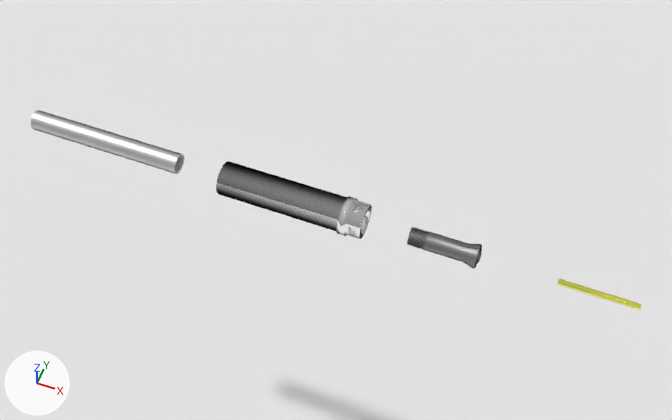
Renders of the Blender file ColletMask.blend from each side of a commit.
Before and after are seen from a 50 mm camera at (0.167, -0.347, 0.471) aimed at (0.029, 0.003, -0.002). The lights are fixed; the arrows at lower left show +X, +Y and +Z.

In view in the first picture: 'Collet', 'Drawbar', 'Floor', 'Spindle'.
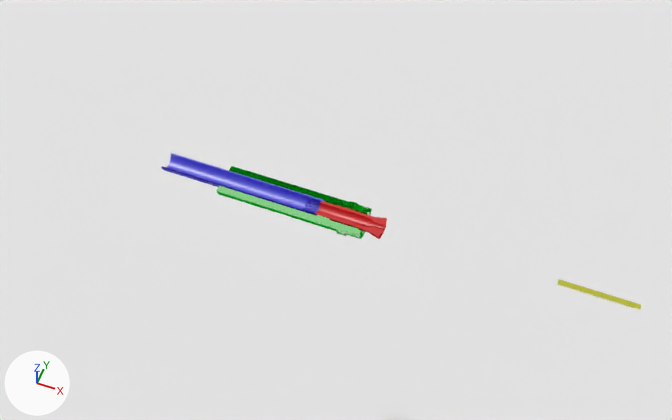
Commit message: No motion blur on mask

ob_cross_section_mask is not drawn itself; it is used by a modifier of ob_bit, ob_drawbar, ob_collet, ob_spindle.

Where the change shows, as pixel boxes [x1, y1, x2, y2] in the pictures (672 x 420 px):
'Drawbar', surface changed, moved: before [31, 110, 185, 174]; after [161, 153, 324, 215]
'Spindle', surface changed, reshaped (grey to green, 6% shorter): before [216, 161, 372, 239]; after [216, 166, 372, 239]
'Collet', surface changed, moved: before [407, 227, 482, 268]; after [315, 200, 387, 239]
'Bit', reshaped: before [558, 279, 642, 310]; after [558, 279, 641, 310]
'W stamp.drawbar', surface changed: [252, 188, 293, 207] in both

The change, as a list of edits to the scene's bpy script:
```text
Change mat_chromeblue:
    where n3 = _N.new('ShaderNodeMixShader'); n3.name = 'Mix Shader'
    n3.inputs[0].default_value: 0.0 -> 0.713  # 'Factor'
Change mat_chromered:
    where n2 = _N.new('ShaderNodeMixShader'); n2.name = 'Mix Shader'
    n2.inputs[0].default_value: 0.0 -> 0.713  # 'Factor'
Change mat_chromegreen_001:
    where n4 = _N.new('ShaderNodeMixShader'); n4.name = 'Mix Shader'
    remove n4.inputs[0].default_value = 0.0  # 'Factor'
Change ob_cross_section_mask:
    ob_cross_section_mask.location: (0.0, 0.0, 1.015) -> (0.0, 0.0, 1.0)
Change ob_drawbar:
    ob_drawbar.location: (-0.1391, 0.0, 0.0) -> (-0.0371, 0.0, 0.0)
Change ob_collet:
    ob_collet.location: (0.1031, 0.0, 0.0) -> (0.0403, 0.0, 0.0)
```
